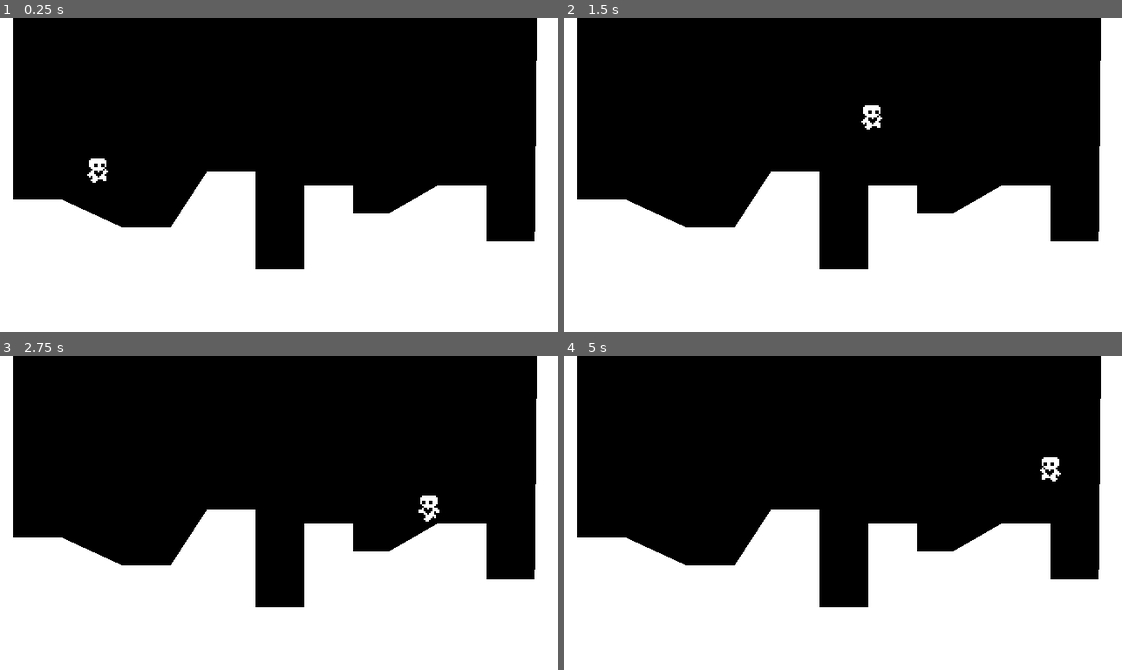
Above: before the commit, frames 1-4 (two rows, left to right).
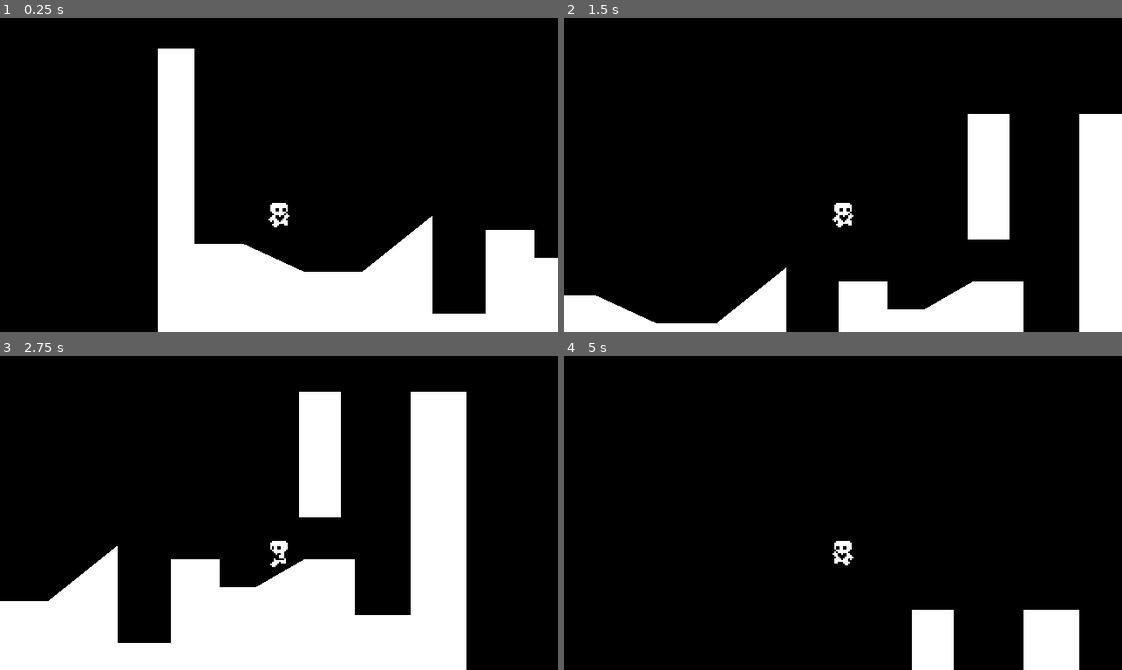
Above: after the commit, the same moments.

Repository: zabayrer/heartPlatformer
Game: Godot game, scene res://scenes/world.tscn
Same seed, same stepped clock (60 frames per second), same inputs: the game is played once before the commit and once after it.
Inputs:
- Up to frame 1 (0.25 s): no input
- Up to frame 2 (1.5 s): hold Right (ui_right) from 0.53 s (still down); tap Up (ui_up) at 0.6, 0.77, 1.07, 1.35 s
- Up to frame 3 (2.75 s): tap Up (ui_up) at 1.52, 1.82, 2.1 s; release Right (ui_right) at 2.03 s; hold Left (ui_left) from 2.03 s (still down)
- Up to frame 4 (5 s): release Left (ui_left) at 2.78 s; hold Right (ui_right) 2.78-4.28 s; tap Up (ui_up) at 2.85, 3.02, 3.32, 3.6, 3.77, 4.07, 4.35, 4.52, 4.82 s; hold Left (ui_left) from 4.28 s (still down)

The runs differ from the first frame. In frame 1, 30% of the frame differs, in the area x 0-100%, y 0-100%; in frame 2, 34%; in frame 3, 29%; in frame 4, 40%.

Commit message:
finished video 4
still need to record video

Diff:
--- a/scenes/player.gd
+++ b/scenes/player.gd
@@ -7,16 +7,16 @@
 
 
 var air_jump = false
+var just_wall_jumped = false
 # Get the gravity from the project settings to be synced with RigidBody nodes.
 var gravity = ProjectSettings.get_setting("physics/2d/default_gravity")
 
 func _physics_process(delta):
 	apply_gravity(delta)
 
-	# Handle Jump.
+	# Handle Jumps.
+	handle_wall_jump()
 	handle_jump()
-	handle_wall_jump()
-
 	# Get the input input_axis and handle the movement/deceleration.
 	# As good practice, you shouldnt replace UI actions with custom gameplay actions.
 	var input_axis = Input.get_axis("ui_left", "ui_right")
@@ -36,6 +36,8 @@
 	if just_left_ledge:
 		coyote_time_timer.start()
 
+	just_wall_jumped = false
+
 
 func apply_gravity(delta):
 	if not is_on_floor():
@@ -54,22 +56,24 @@
 		if Input.is_action_just_released("ui_up") and velocity.y < movement_data.jump_velocity/2:
 			velocity.y = movement_data.jump_velocity/2
 
-		if Input.is_action_just_pressed("ui_up") and air_jump:
+		if Input.is_action_just_pressed("ui_up") and air_jump and not just_wall_jumped:
 			velocity.y = movement_data.jump_velocity * 0.8
 			air_jump = false
 
 func handle_wall_jump():
-	if not is_on_wall():
+	if not is_on_wall_only():
 		return
 	var wall_normal = get_wall_normal()
 
 	if Input.is_action_just_pressed("ui_left") and wall_normal == Vector2.LEFT:
-		velocity.x = wall_normal.x * movement_data.speed
-		velocity.y = movement_data.jump_velocity
+		velocity.x = wall_normal.x * movement_data.speed * 0.5
+		velocity.y = movement_data.jump_velocity * 1.1
+		just_wall_jumped = true
 
 	if Input.is_action_just_pressed("ui_right") and wall_normal == Vector2.RIGHT:
-		velocity.x = wall_normal.x * movement_data.speed
-		velocity.y = movement_data.jump_velocity
+		velocity.x = wall_normal.x * movement_data.speed * 0.5
+		velocity.y = movement_data.jump_velocity * 1.1
+		just_wall_jumped = true
 
 
 
--- a/scenes/player.tscn
+++ b/scenes/player.tscn
@@ -5,7 +5,7 @@
 [ext_resource type="Resource" uid="uid://y2b1g8vejccw" path="res://scenes/DefaultMovementData.tres" id="2_rnlrd"]
 
 [sub_resource type="RectangleShape2D" id="RectangleShape2D_rvjhc"]
-size = Vector2(10, 17)
+size = Vector2(10, 16)
 
 [sub_resource type="AtlasTexture" id="AtlasTexture_ciwdf"]
 atlas = ExtResource("2_6er4a")
@@ -87,7 +87,7 @@
 movement_data = ExtResource("2_rnlrd")
 
 [node name="CollisionShape2D" type="CollisionShape2D" parent="."]
-position = Vector2(0, -8.5)
+position = Vector2(0, -8)
 shape = SubResource("RectangleShape2D_rvjhc")
 
 [node name="AnimatedSprite2D" type="AnimatedSprite2D" parent="."]
@@ -99,3 +99,6 @@
 [node name="CoyoteTimeTimer" type="Timer" parent="."]
 wait_time = 0.15
 one_shot = true
+
+[node name="Camera2D" type="Camera2D" parent="."]
+position = Vector2(2.08165e-12, -32)
--- a/scenes/world.tscn
+++ b/scenes/world.tscn
@@ -1,7 +1,10 @@
-[gd_scene load_steps=3 format=3 uid="uid://y783sa82ff1a"]
+[gd_scene load_steps=4 format=3 uid="uid://y783sa82ff1a"]
 
 [ext_resource type="Script" path="res://world.gd" id="1_s4mit"]
 [ext_resource type="PackedScene" uid="uid://dxwhtuosxia80" path="res://scenes/player.tscn" id="2_f12bx"]
+
+[sub_resource type="RectangleShape2D" id="RectangleShape2D_ykdok"]
+size = Vector2(24, 72)
 
 [node name="World" type="Node2D"]
 script = ExtResource("1_s4mit")
@@ -11,10 +14,21 @@
 [node name="CollisionPolygon2D" type="CollisionPolygon2D" parent="StaticBody2D"]
 position = Vector2(-13.5, -8)
 scale = Vector2(0.870098, 1)
-polygon = PackedVector2Array(0, 0, 24, 0, 24, 112, 56, 112, 96, 128, 128, 128, 152, 96, 184, 96, 184, 152, 216, 152, 216, 104, 248, 104, 248, 120, 272, 120, 304, 104, 336, 104, 336, 136, 368, 136, 369.499, 8, 410.873, 8, 408, 200, 0, 200)
+polygon = PackedVector2Array(0, 0, 24, 0, 24, 112, 56, 112, 96, 128, 128, 128, 135.042, 128, 181.014, 96, 181.014, 152, 216, 152, 216, 104, 248, 104, 248, 120, 272, 120, 304, 104, 337.318, 104, 337.318, 136, 374.096, 136, 374.096, 8, 410.873, 8, 410.873, 200, 0, 200)
 
 [node name="Polygon2D" type="Polygon2D" parent="StaticBody2D/CollisionPolygon2D"]
 
 [node name="Player" parent="." instance=ExtResource("2_f12bx")]
 position = Vector2(56, 64)
 floor_constant_speed = true
+
+[node name="StaticBody2D2" type="StaticBody2D" parent="."]
+
+[node name="CollisionShape2D" type="CollisionShape2D" parent="StaticBody2D2"]
+position = Vector2(260, 36)
+shape = SubResource("RectangleShape2D_ykdok")
+
+[node name="ColorRect" type="ColorRect" parent="StaticBody2D2"]
+offset_left = 248.0
+offset_right = 272.0
+offset_bottom = 72.0
